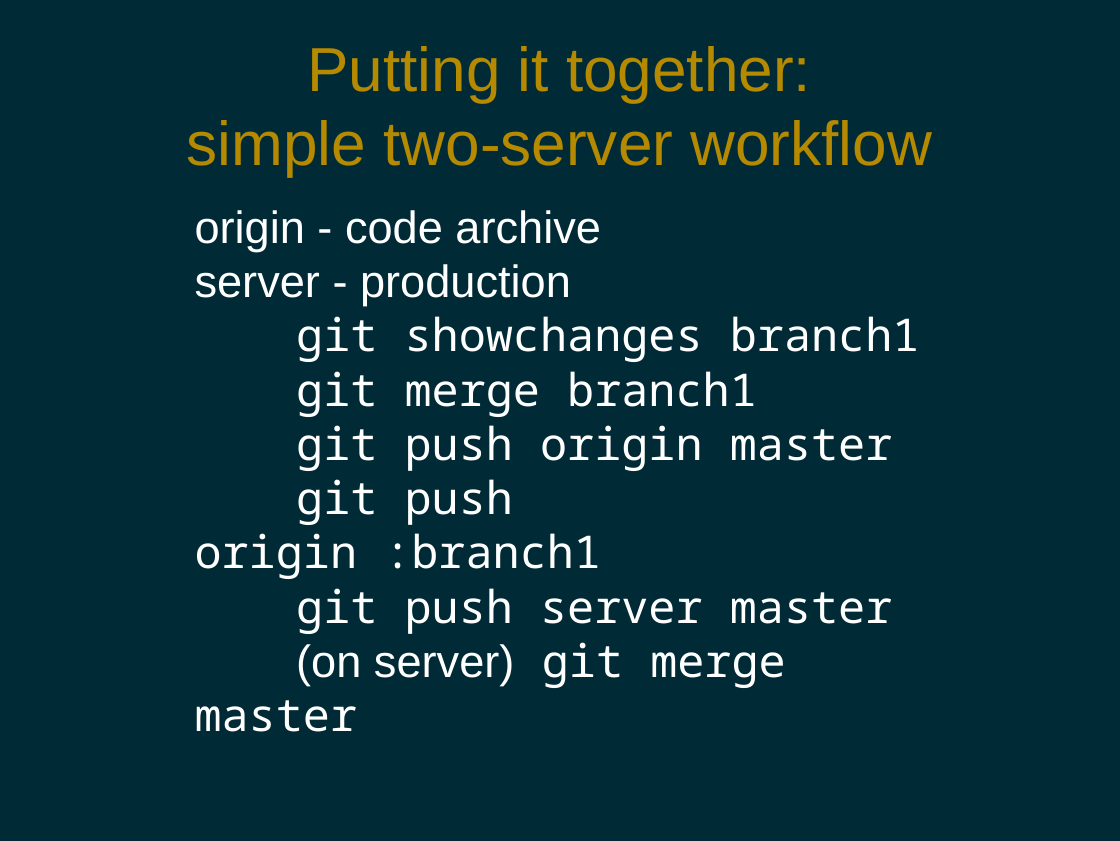
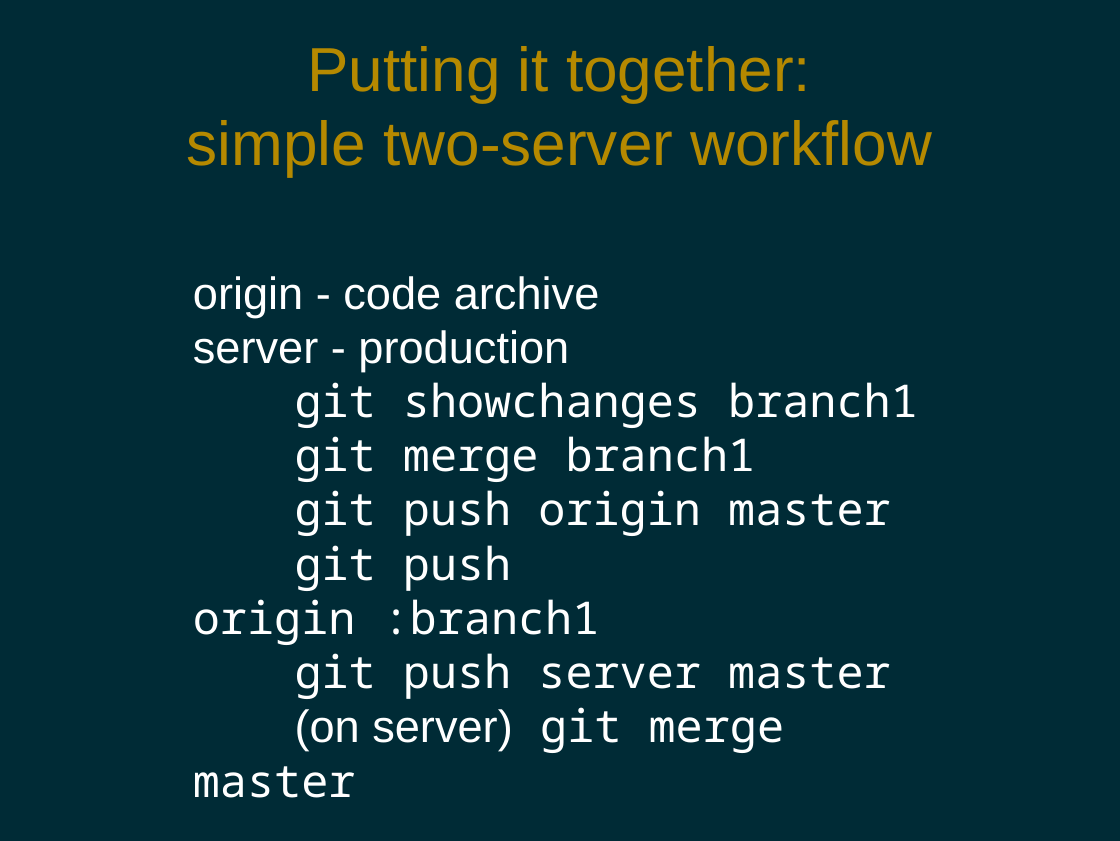
Before and after one commit to pdg137/gitpres, a slide deck: slide 17 of advanced.odp (slide 20 before the commit). Drawn at 1120x841 pixels with LibreOffice and Linux fonts; fonts in the diff are those of the drawing. Boxes give left, top, right and bottom in pixels: in the first picture for what was removed or moved away, otherwise in the second. Text is boxed around its words. In the diff, an @@ line names an element or a change of style, - is before the commit and + after.

```diff
--- a/advanced.odp
+++ b/advanced.odp
@@ text "origin - code archive": place and size @@
-text "origin - code archive" at bbox=[195, 210, 920, 732]
+text "origin - code archive" at bbox=[193, 276, 918, 798]
```
Also in this commit, not shown: 3 other slides changed, 1 slide added, 3 slides removed.
